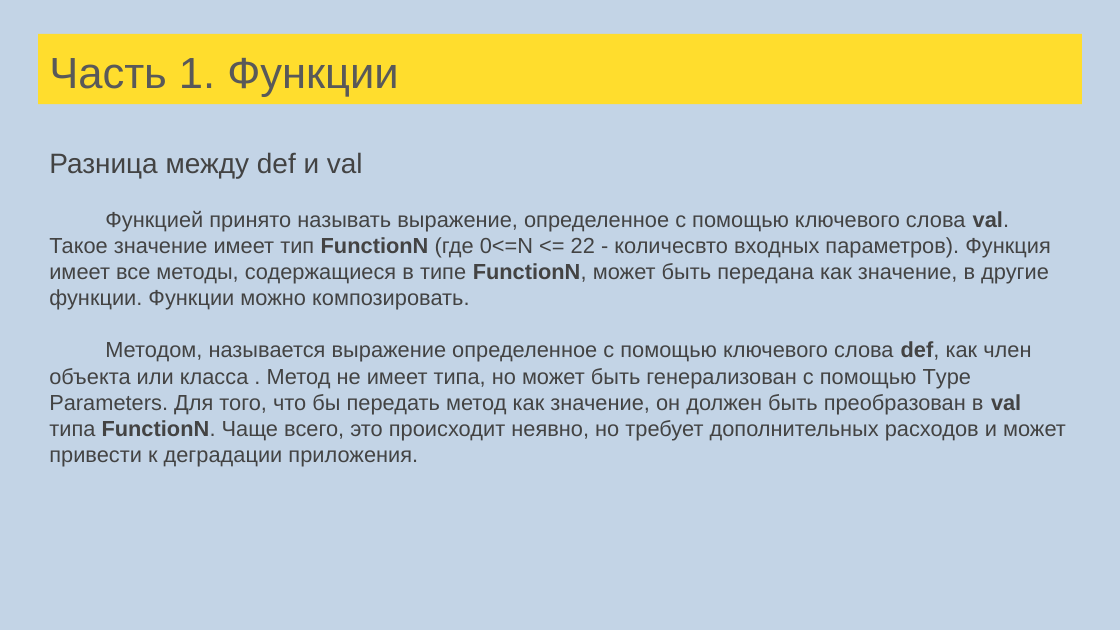
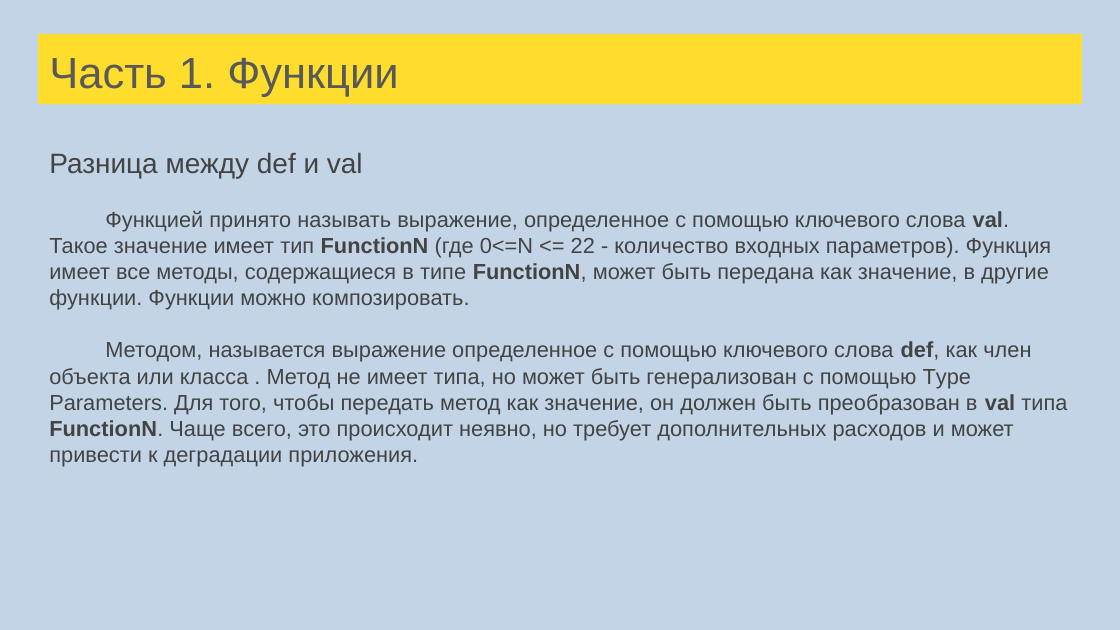
Before and after one commit to sergeypopov83/scala-school, a slide deck: slide 22 of src/main/resources/Лекции Scala для FinTech.pptx (slide 24 before the commit). Drawn at 1120x630 pixels with LibreOffice and Linux fonts; fonts in the diff are those of the drawing. Boxes give left, top, right and bottom in pixels: in the first picture for what was removed or moved away, otherwise in the second. Text is boxed around its words. In the diff, an @@ line names an element or a change of style, - is before the commit and + after.

```diff
--- a/src/main/resources/Лекции Scala для FinTech.pptx
+++ b/src/main/resources/Лекции Scala для FinTech.pptx
@@ text at (49, 211, 1067, 467): text changed @@
-Функцией принято называть выражение, определенное с помощью ключевого слова val. Такое значение имеет тип FunctionN (где 0<=N <= 22 - количесвто входных параметров). Функция имеет все методы, содержащиеся в типе FunctionN, может быть передана как значение, в другие функции. Функции можно композировать.
-Методом, называется выражение определенное с помощью ключевого слова def, как член объекта или класса . Метод не имеет типа, но может быть генерализован с помощью Tуpe Parameters. Для того, что бы передать метод как значение, он должен быть преобразован в val типа FunctionN. Чаще всего, это происходит неявно, но требует дополнительных расходов и может привести к деградации приложения.
+Функцией принято называть выражение, определенное с помощью ключевого слова val. Такое значение имеет тип FunctionN (где 0<=N <= 22 - количество входных параметров). Функция имеет все методы, содержащиеся в типе FunctionN, может быть передана как значение, в другие функции. Функции можно композировать.
+Методом, называется выражение определенное с помощью ключевого слова def, как член объекта или класса . Метод не имеет типа, но может быть генерализован с помощью Tуpe Parameters. Для того, чтобы передать метод как значение, он должен быть преобразован в val типа FunctionN. Чаще всего, это происходит неявно, но требует дополнительных расходов и может привести к деградации приложения.
```
Also in this commit, not shown: 3 other slides changed, 1 other file.
